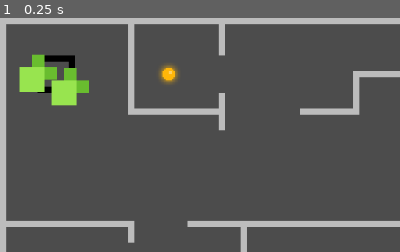
Above: before the commit, frame 1.
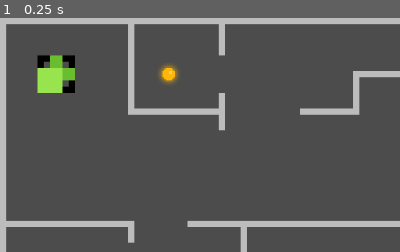
Above: after the commit, the same moment.

Repository: Kowagatte/TDServer
Game: Godot game, scene res://nodes/game.tscn
Two runs of this game, one before a commit and one after it. Both use one fixed random seed, a clock stepped at 60 frames per second and the inputs below. This scene is started directly instead of the project's main scene.
Inputs:
- Up to frame 1 (0.25 s): no input
The pictures show only the part of the screen within x 0-50%, y 0-50%; the shares and areas given below are measured in that part.

The runs differ from the first frame. In frame 1, 2.0% of the frame differs, in the area x 4-23%, y 15-38%.

Commit message:
Updated collision/masks for walls

Diff:
--- a/nodes/player.tscn
+++ b/nodes/player.tscn
@@ -13,6 +13,7 @@
 extents = Vector2( 8, 8 )
 
 [node name="player" type="KinematicBody2D"]
+collision_mask = 6
 script = ExtResource( 2 )
 
 [node name="Sprite" type="Sprite" parent="."]
--- a/nodes/walls/cross.tscn
+++ b/nodes/walls/cross.tscn
@@ -10,7 +10,7 @@
 
 [node name="cross" type="StaticBody2D"]
 collision_layer = 4
-collision_mask = 0
+collision_mask = 3
 
 [node name="Sprite" type="Sprite" parent="."]
 texture = ExtResource( 1 )
--- a/nodes/walls/full_corner.tscn
+++ b/nodes/walls/full_corner.tscn
@@ -10,7 +10,7 @@
 
 [node name="full_corner" type="StaticBody2D"]
 collision_layer = 4
-collision_mask = 0
+collision_mask = 3
 
 [node name="Sprite" type="Sprite" parent="."]
 texture = ExtResource( 2 )
--- a/nodes/walls/full_t.tscn
+++ b/nodes/walls/full_t.tscn
@@ -10,7 +10,7 @@
 
 [node name="full_t" type="StaticBody2D"]
 collision_layer = 4
-collision_mask = 0
+collision_mask = 3
 
 [node name="Sprite" type="Sprite" parent="."]
 texture = ExtResource( 1 )
--- a/nodes/walls/half_corner.tscn
+++ b/nodes/walls/half_corner.tscn
@@ -10,7 +10,7 @@
 
 [node name="half_corner" type="StaticBody2D"]
 collision_layer = 4
-collision_mask = 0
+collision_mask = 3
 
 [node name="Sprite" type="Sprite" parent="."]
 texture = ExtResource( 1 )
--- a/nodes/walls/half_t.tscn
+++ b/nodes/walls/half_t.tscn
@@ -10,7 +10,7 @@
 
 [node name="half_t" type="StaticBody2D"]
 collision_layer = 4
-collision_mask = 0
+collision_mask = 3
 
 [node name="Sprite" type="Sprite" parent="."]
 texture = ExtResource( 1 )
--- a/nodes/walls/middle_wall.tscn
+++ b/nodes/walls/middle_wall.tscn
@@ -7,7 +7,7 @@
 
 [node name="middle_wall" type="StaticBody2D"]
 collision_layer = 4
-collision_mask = 0
+collision_mask = 3
 
 [node name="Sprite" type="Sprite" parent="."]
 texture = ExtResource( 1 )
--- a/nodes/walls/outer_wall.tscn
+++ b/nodes/walls/outer_wall.tscn
@@ -7,7 +7,7 @@
 
 [node name="outer_wall" type="StaticBody2D"]
 collision_layer = 4
-collision_mask = 0
+collision_mask = 3
 
 [node name="Sprite" type="Sprite" parent="."]
 texture = ExtResource( 1 )
